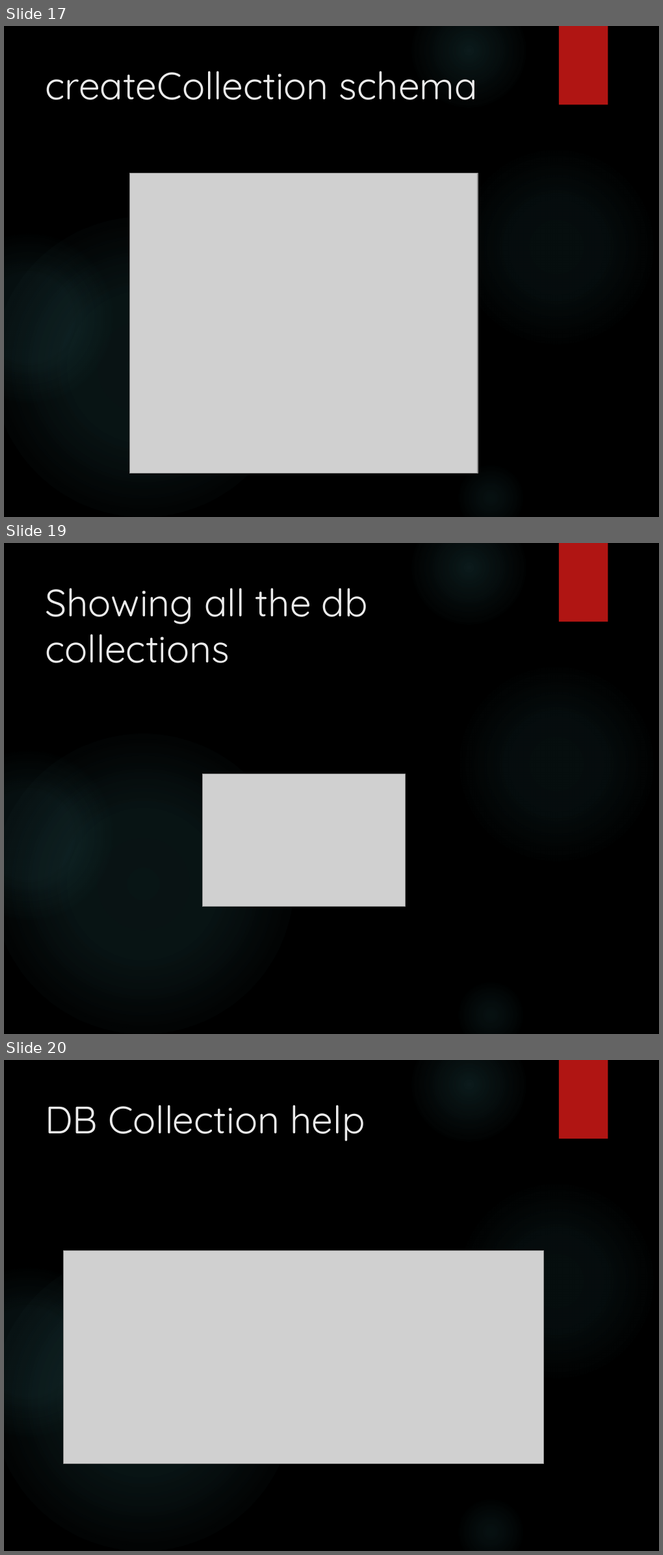
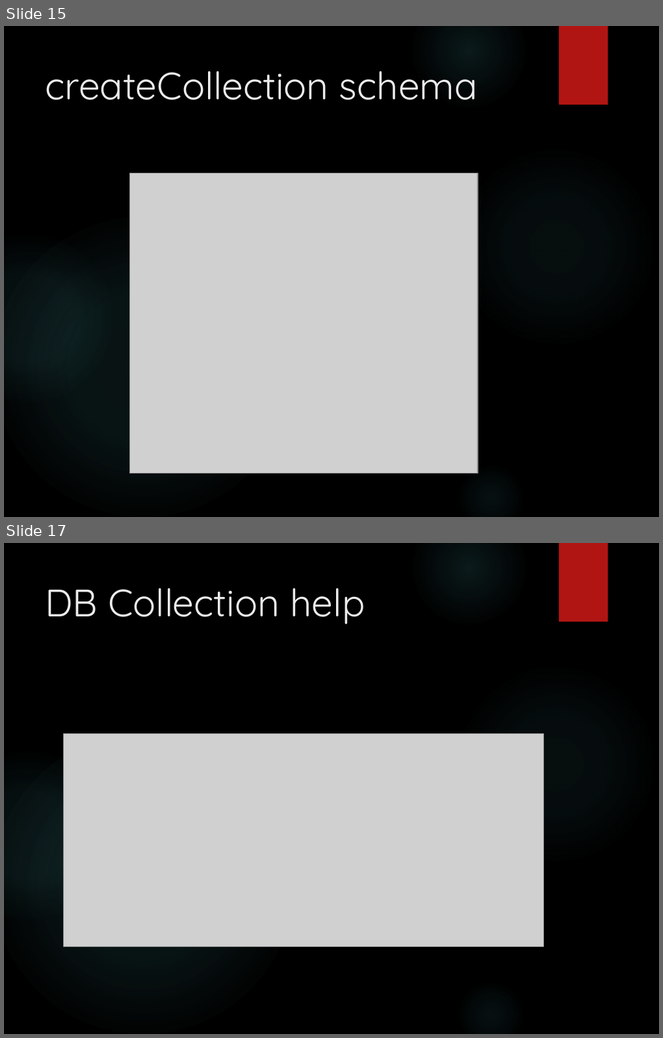
Before and after one commit to leg4822/ustdemo, a slide deck: MongoDB Relational Queries.pptx. Shown one above the other, each under a label of ours: slides 17, 19 and 20 before the commit, slides 15 and 17 after it; the slides between them are not shown. The pictures are 663x1555 and 663x1038 pixels, drawn with LibreOffice and Linux fonts; fonts in the diff are those of the drawing; grey boxes stand for pictures; background and template pictures are left out. Boxes give left, top, right and bottom in pixels: in the first picture for what was removed or moved away, otherwise in the second. Text is boxed around its words. In the diff, an @@ line names an element or a change of style, - is before the commit and + after.

```diff
--- a/MongoDB Relational Queries.pptx
+++ b/MongoDB Relational Queries.pptx
@@ slide 19 removed at (4, 543, 659, 1034), background picture (left out); not listed: 6 template elements that a slide beside it also shows @@
@@ title removed at (45, 588, 368, 663) @@
-Showing all the db collections
@@ picture removed at (202, 774, 405, 906) @@
@@ what was slide 17 is now slide 15 @@
@@ what was slide 20 is now slide 17 @@
```
Also in this commit, not shown: 7 slides changed, 3 other slides removed, 1 other file.
